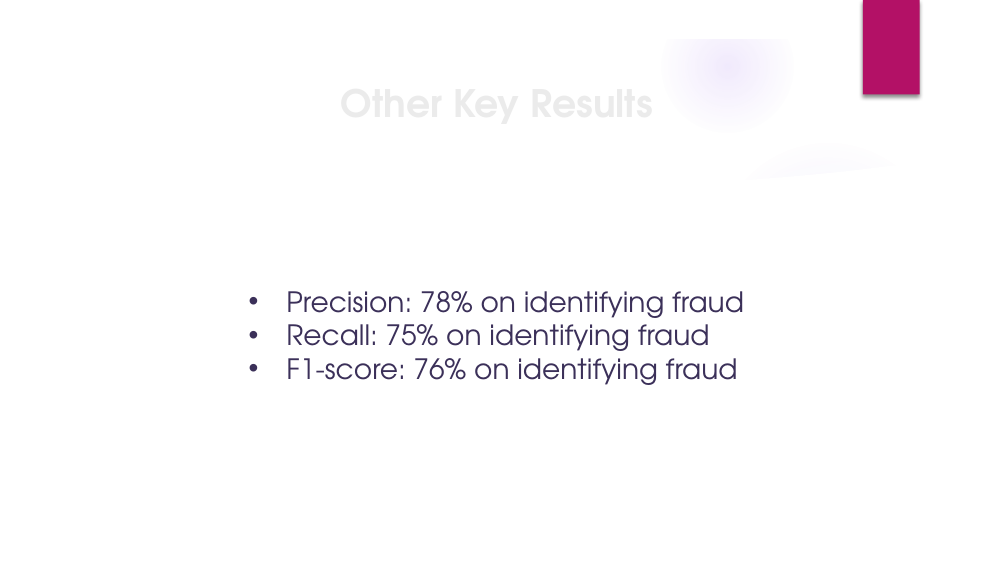
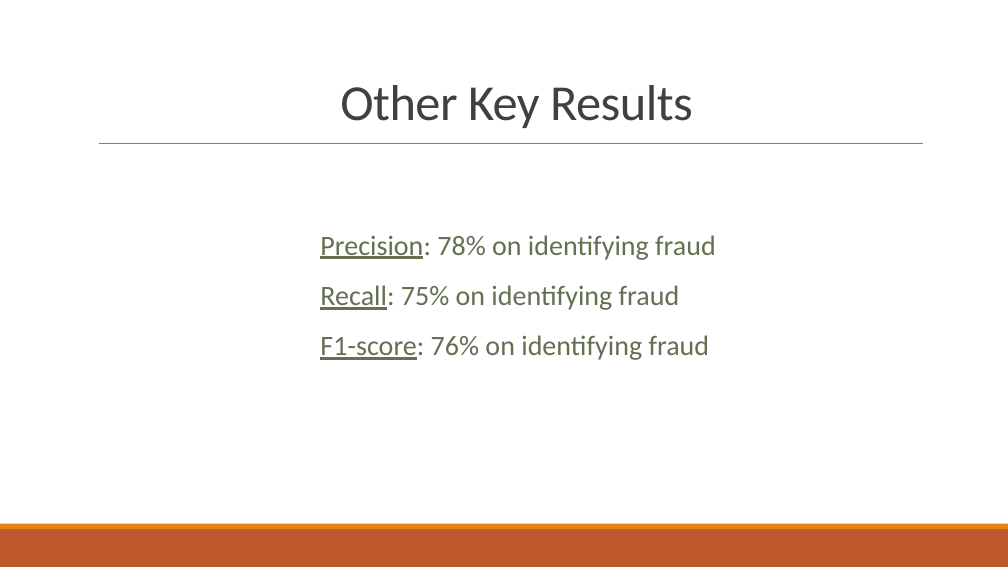
Before and after one commit to AliRampur/FlatIron-Capstone, a slide deck: slide 9 of presentation.pptx (slide 8 before the commit). Drawn at 1008x567 pixels with LibreOffice and Linux fonts; fonts in the diff are those of the drawing; background and template pictures are left out. Boxes give left, top, right and bottom in pixels: in the first picture for what was removed or moved away, otherwise in the second. Text is boxed around its words. In the diff, an @@ line names an element or a change of style, - is before the commit and + after.

```diff
--- a/presentation.pptx
+++ b/presentation.pptx
@@ group removed at (x1=0, y1=0, x2=1008, y2=567): 4 ellipses, 3 freeform shapes @@
@@ rectangle removed at (x1=863, y1=0, x2=919, y2=95) @@
@@ title "Other Key Results" at (x1=340, y1=85, x2=693, y2=128): size 27 to 36 pt, font TeX Gyre Adventor to Calibri, text colour #EBEBEB to #404040, letter spacing 0 to -0.4 pt, bold off; line spacing 1 to 0.85 @@
@@ line added from (99, 144) to (922, 144), #808080 0.5 pt @@
@@ text "Precision: 78% on identifying fraud" moved from (x1=286, y1=291, x2=744, y2=385) to (x1=320, y1=235, x2=716, y2=360) @@
@@ text "Precision: 78% on identifying fraud" at (x1=320, y1=235, x2=716, y2=360): font TeX Gyre Adventor to Calibri, text colour #3B3059 to #637052; underline on in "Precision:", "Recall:", "F1-score:"; bullet • to none; line spacing 1 to 1.5 @@
@@ rectangle added at (x1=0, y1=529, x2=1008, y2=567), fill #BD582C @@
@@ rectangle added at (x1=0, y1=524, x2=1008, y2=529), fill #E48312 @@
```
Also in this commit, not shown: 7 other slides changed, 4 slides added, 3 slides removed, 6 other files.
